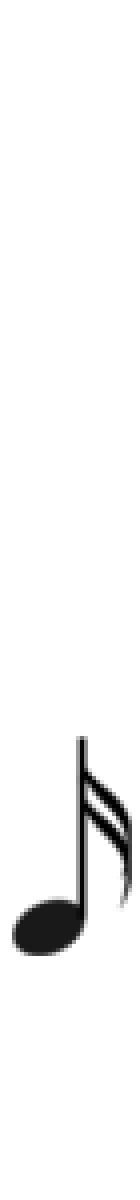
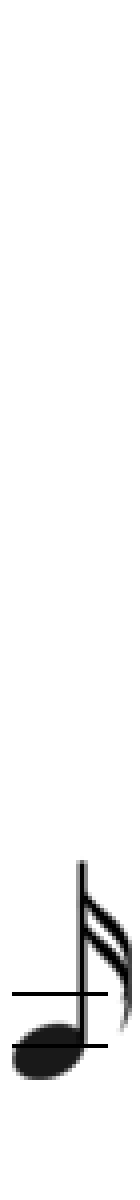
Layered file, before and after one edit (140 x 1200). Changes by layer:
hid "mi 1.png" over <box>12,736,132,956</box>
showed "la 1.png", painted on it over <box>12,856,132,1080</box>
